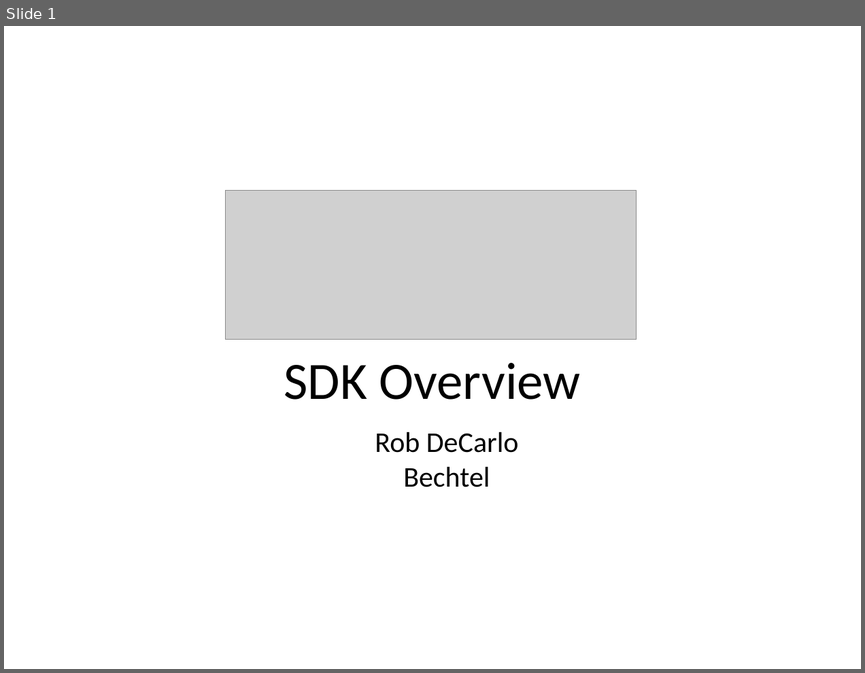
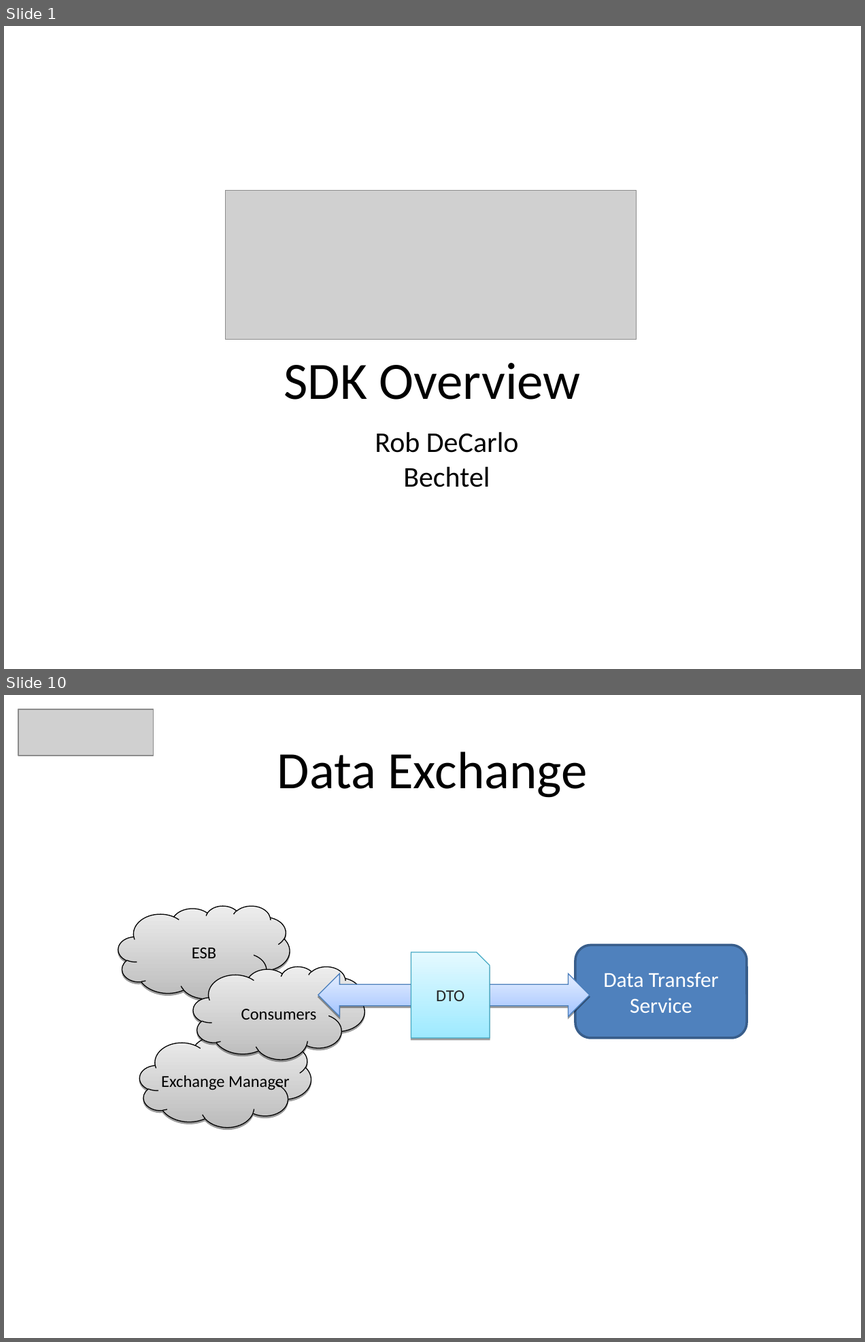
Before and after one commit to heyena/iring-tools, a slide deck: branches/2.0.x/Documentation/iRINGTools_SDK_Overview_v2.0.0.ppt. Shown one above the other, each under a label of ours: slide 1 before the commit, slides 1 and 10 after it; the slides between them are not shown. The pictures are 865x673 and 865x1342 pixels, drawn with LibreOffice and Linux fonts; fonts in the diff are those of the drawing; grey boxes stand for pictures; background and template pictures are left out. Boxes give left, top, right and bottom in pixels: in the first picture for what was removed or moved away, otherwise in the second. Text is boxed around its words. In the diff, an @@ line names an element or a change of style, - is before the commit and + after.

```diff
--- a/branches/2.0.x/Documentation/iRINGTools_SDK_Overview_v2.0.0.ppt
+++ b/branches/2.0.x/Documentation/iRINGTools_SDK_Overview_v2.0.0.ppt
@@ slide 10 added at <box>4,695,861,1338</box>, background #FFFFFF @@
@@ picture added at <box>18,709,154,756</box> @@
@@ text added at <box>277,751,587,798</box>, 44 pt, text #000000 @@
+Data Exchange
@@ freeform shape added at <box>118,906,290,998</box>, fill gradient #BCBCBC to #EDEDED, outline #000000 0.74 pt, 14 pt, text #000000 @@
+ESB
@@ freeform shape added at <box>411,952,490,1038</box>, fill gradient #9EEAFF to #E4F9FF, outline #46AAC5 0.74 pt, 14 pt, text #262626 @@
+DTO
@@ rounded rectangle added at <box>575,945,747,1038</box>, fill #4F81BD, outline #385D8A 2.01 pt, 18 pt, text #FFFFFF @@
+Data Transfer
+Service
@@ freeform shape added at <box>193,966,364,1059</box>, fill gradient #BCBCBC to #EDEDED, outline #000000 0.74 pt, 14 pt, text #000000 @@
+Consumers
@@ left right arrow added at <box>318,974,590,1016</box>, fill gradient #A3C4FF to #E5EEFF, outline #4A7EBB 0.74 pt @@
@@ freeform shape added at <box>139,1034,311,1127</box>, fill gradient #BCBCBC to #EDEDED, outline #000000 0.74 pt, 14 pt, text #000000 @@
+Exchange Manager
```
Also in this commit, not shown: 8 slides changed, 7 other slides added, 5 slides removed, 1 other file.
